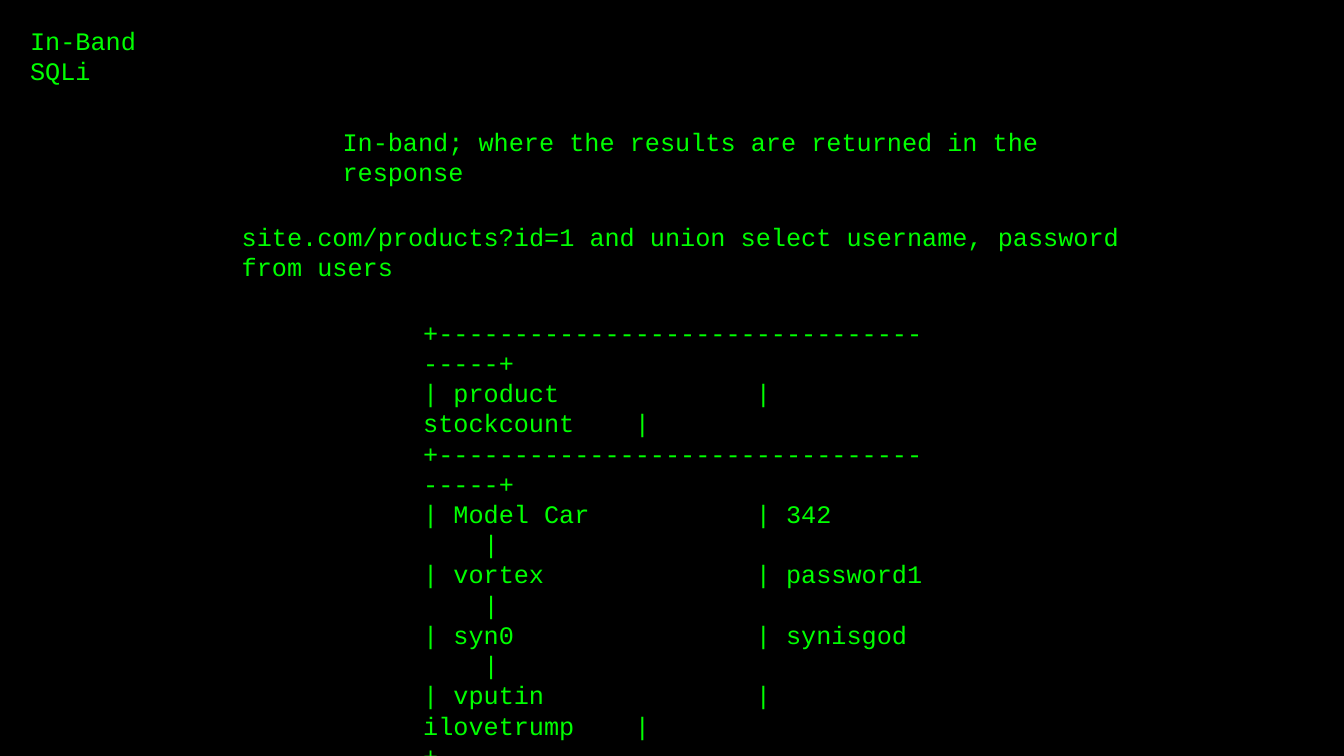
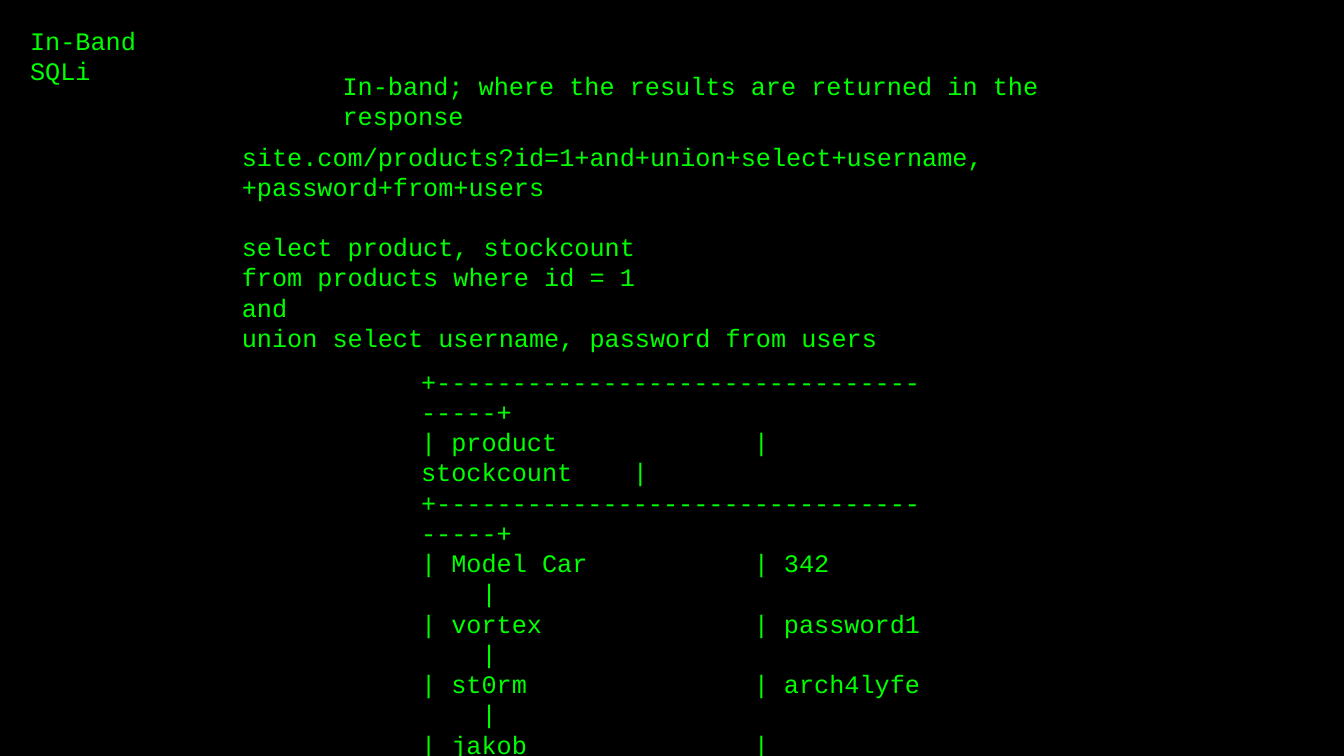
Before and after one commit to vortexau/sectalkscbr-sqli, a slide deck: slide 7 of slides/SQLi-Preso.pptx (slide 5 before the commit). Drawn at 1344x756 pixels with LibreOffice and Linux fonts; fonts in the diff are those of the drawing. Boxes give left, top, right and bottom in pixels: in the first picture for what was removed or moved away, otherwise in the second. Text is boxed around its words. In the diff, an @@ line names an element or a change of style, - is before the commit and + after.

Commit message:
Updated presentation

```diff
--- a/slides/SQLi-Preso.pptx
+++ b/slides/SQLi-Preso.pptx
@@ text "In-band; where the results are ...": place and size @@
-text "In-band; where the results are ..." at [343,132,1038,187]
+text "In-band; where the results are ..." at [343,77,1038,131]
@@ text at [242,147,983,353]: text changed @@
-site.com/products?id=1 and union select username, password from users
+site.com/products?id=1+and+union+select+username,+password+from+users
+select product, stockcount
+from products where id = 1
+and
+union select username, password from users
@@ text "+-------------------------------------+": place and size @@
-text "+-------------------------------------+" at [423,384,922,741]
+text "+-------------------------------------+" at [421,433,920,756]
@@ text at [451,675,920,756]: text changed @@
-| syn0 | synisgod |
-| vputin | ilovetrump |
+| st0rm | arch4lyfe |
+| jakob | xssismybag |
+| jake | 1337jake! |
+| josh | notcasper |
```
Also in this commit, not shown: 5 other slides changed, 5 slides added, 3 slides removed.
